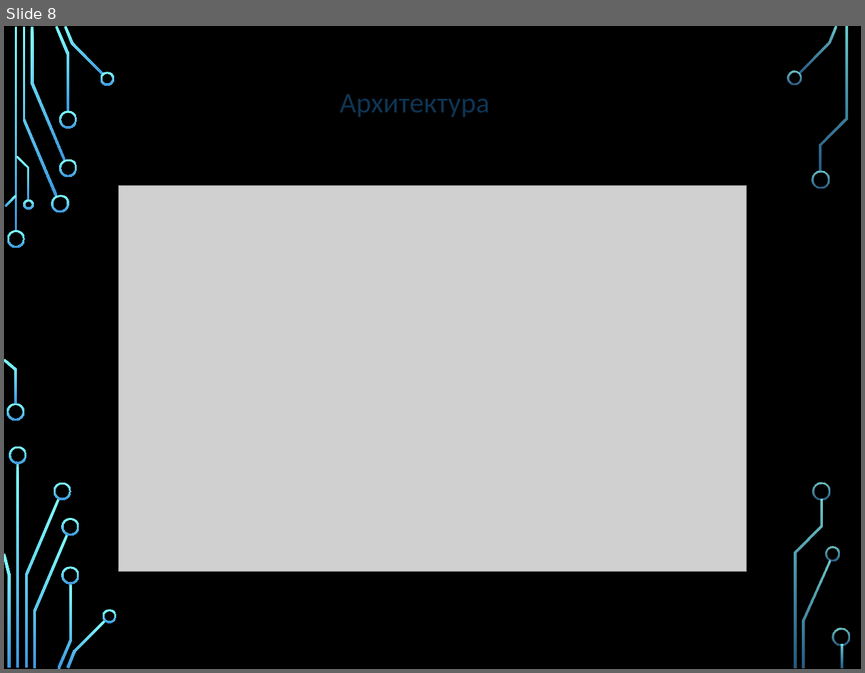
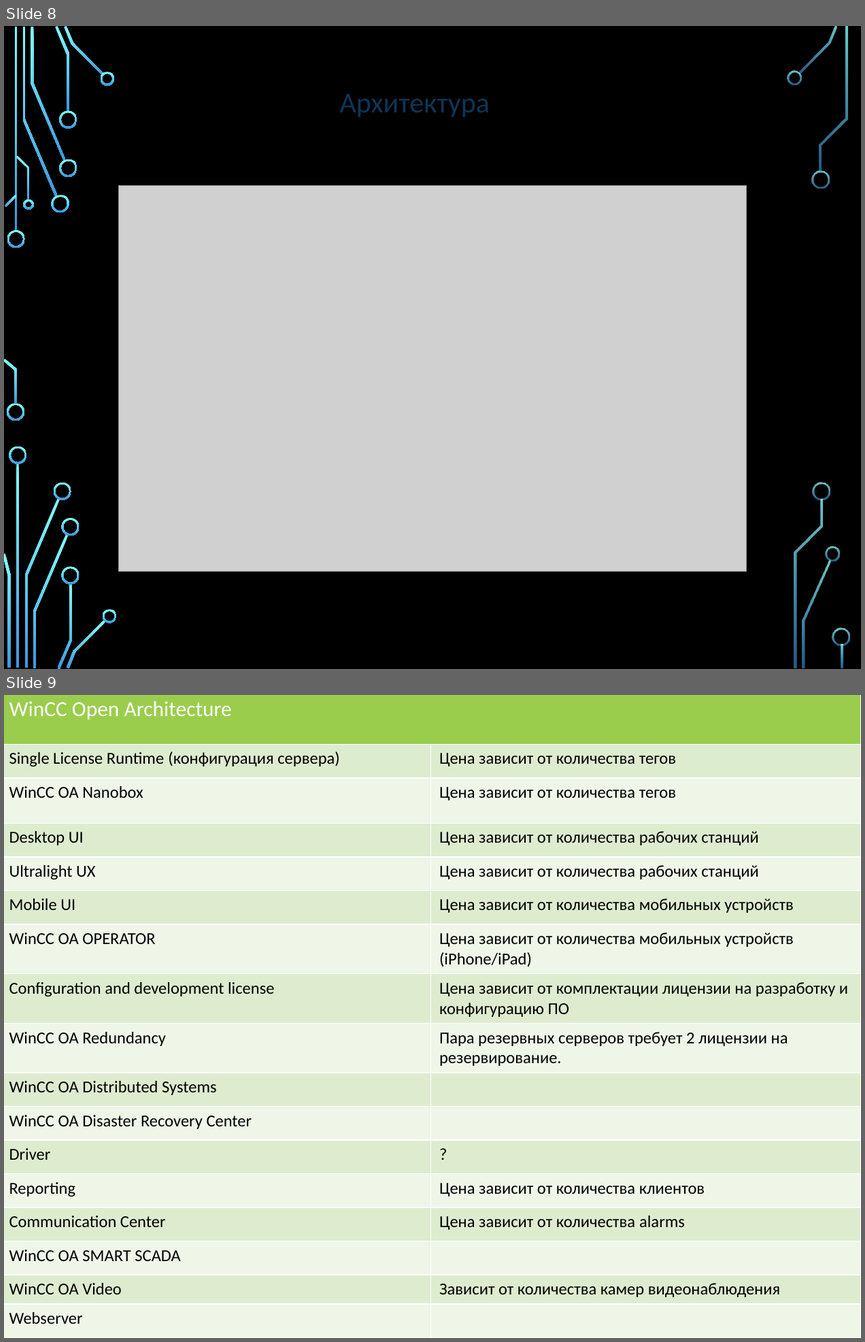
Before and after one commit to tyunegov/Presentation_ASUTP, a slide deck: итоговая.pptx. Shown one above the other, each under a label of ours: slide 8 before the commit, slides 8 and 9 after it. The pictures are 865x673 and 865x1342 pixels, drawn with LibreOffice and Linux fonts; fonts in the diff are those of the drawing; grey boxes stand for pictures; background and template pictures are left out. Boxes give left, top, right and bottom in pixels: in the first picture for what was removed or moved away, otherwise in the second. Text is boxed around its words. In the diff, an @@ line names an element or a change of style, - is before the commit and + after.

Commit message:
06022020

```diff
--- a/итоговая.pptx
+++ b/итоговая.pptx
@@ slide 9 added at (4,695,861,1338), background picture (left out); not listed: 36 template elements that a slide beside it also shows @@
@@ table added at (4,695,861,1338), 17 rows, 2 columns @@
+WinCC Open Architecture | 
+Single License Runtime (конфигурация сервера) | Цена зависит от количества тегов
+WinCC OA Nanobox | Цена зависит от количества тегов
+Desktop UI | Цена зависит от количества рабочих станций
+Ultralight UX | Цена зависит от количества рабочих станций
+Mobile UI | Цена зависит от количества мобильных устройств
+WinCC OA OPERATOR | Цена зависит от количества мобильных устройств (iPhone/iPad)
+Configuration and development license | Цена зависит от комплектации лицензии на разработку и конфигурацию ПО
+WinCC OA Redundancy | Пара резервных серверов требует 2 лицензии на резервирование.
+WinCC OA Distributed Systems | 
+WinCC OA Disaster Recovery Center | 
+Driver | ?
+Reporting | Цена зависит от количества клиентов
+Communication Center | Цена зависит от количества alarms
+WinCC OA SMART SCADA | 
+WinCC OA Video | Зависит от количества камер видеонаблюдения
+Webserver | 
```
Also in this commit, not shown: 2 other slides added.
